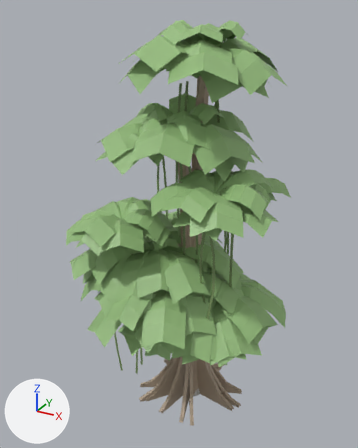
The Blender file bron/jungle/uit/jungle.blend, before and after one commit.
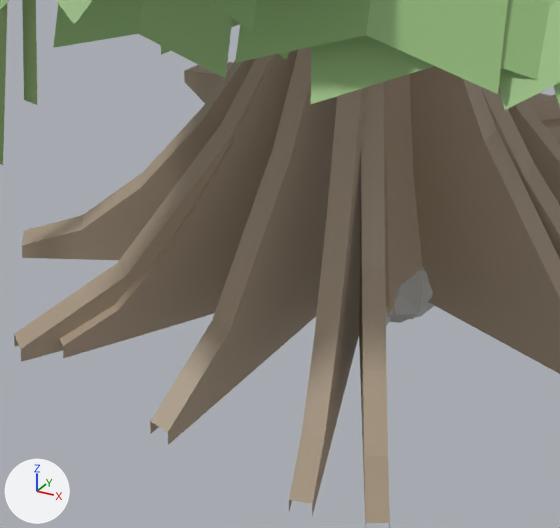
Each version is shown whole from a 50 mm camera at (7.89, -15.4, 15.43) aimed at (-0.52, -0.11, 7.78), then close up on the part from 38% to 61% of the width and 78% to 95% of the height. Arrows for +X, +Y and +Z are at lower left; the lights stay in place. The first two pictures are the older version.

The first close-up shows 'Boom1', 'Boom1_far', 'Boom2', 'Boom2_far', 'Palm1', 'Palm3', 'Palm3_far', 'Rots1' and 2 more.
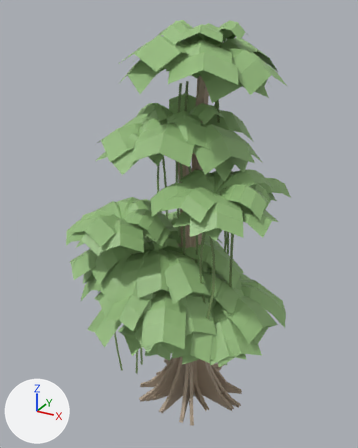
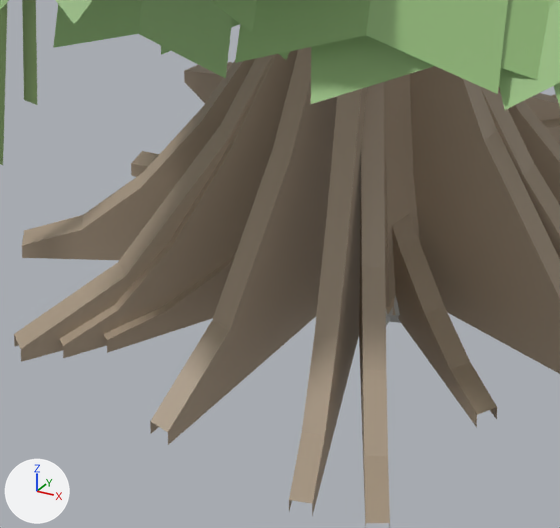
Pixel boxes [x1, y1, x2, y2] of what changed, in the close-ups (560 x 528 px):
'Stomp2', added: after [104, 151, 497, 427]
'Rots1', unchanged, covered by the edit: before [387, 267, 434, 323]; after [387, 296, 401, 323]

What changed in the scene script:
```text
Add me_stomp2:
    me_stomp2.from_pydata(...)  # 461 vertices, 120 faces; spans x -1.74..1.33, y -1.51..1.81, z -0.05..1.92
    me_stomp2.materials.append(mat_boom_stam)  # beige #ad9b86
Add ob_stomp2:
    ob_stomp2 = bpy.data.objects.new('Stomp2', me_stomp2)
    ob_stomp2.location = (0.0, 0.0, 0.0)
```
